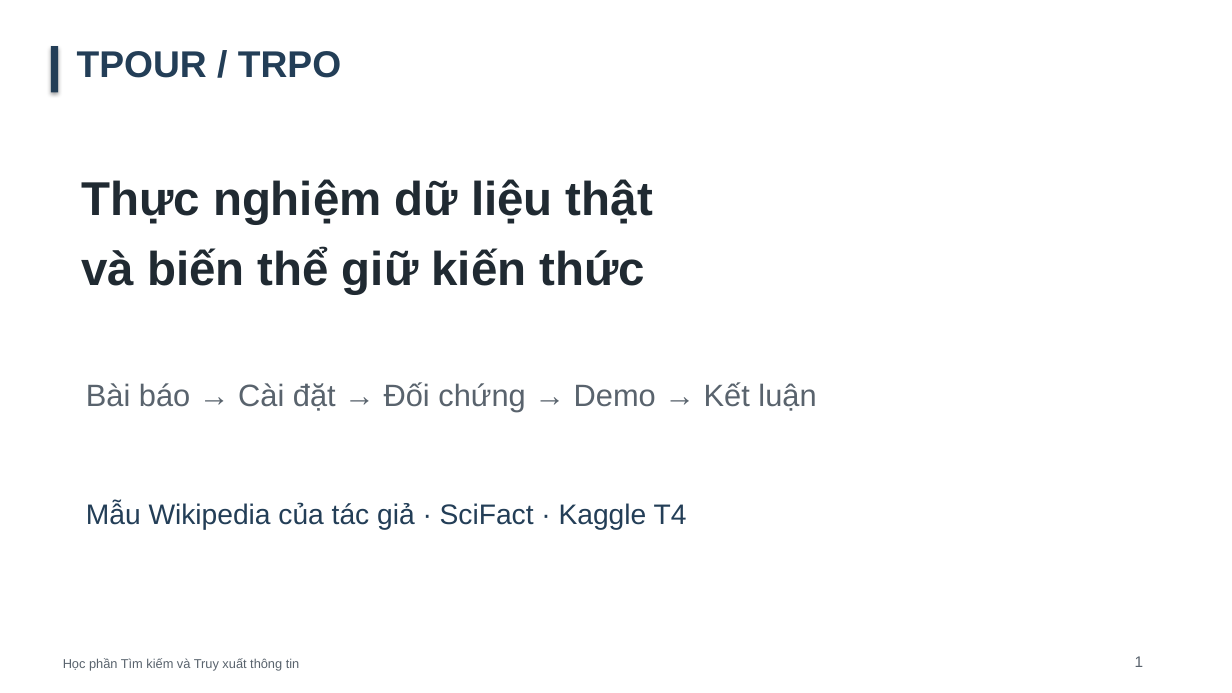
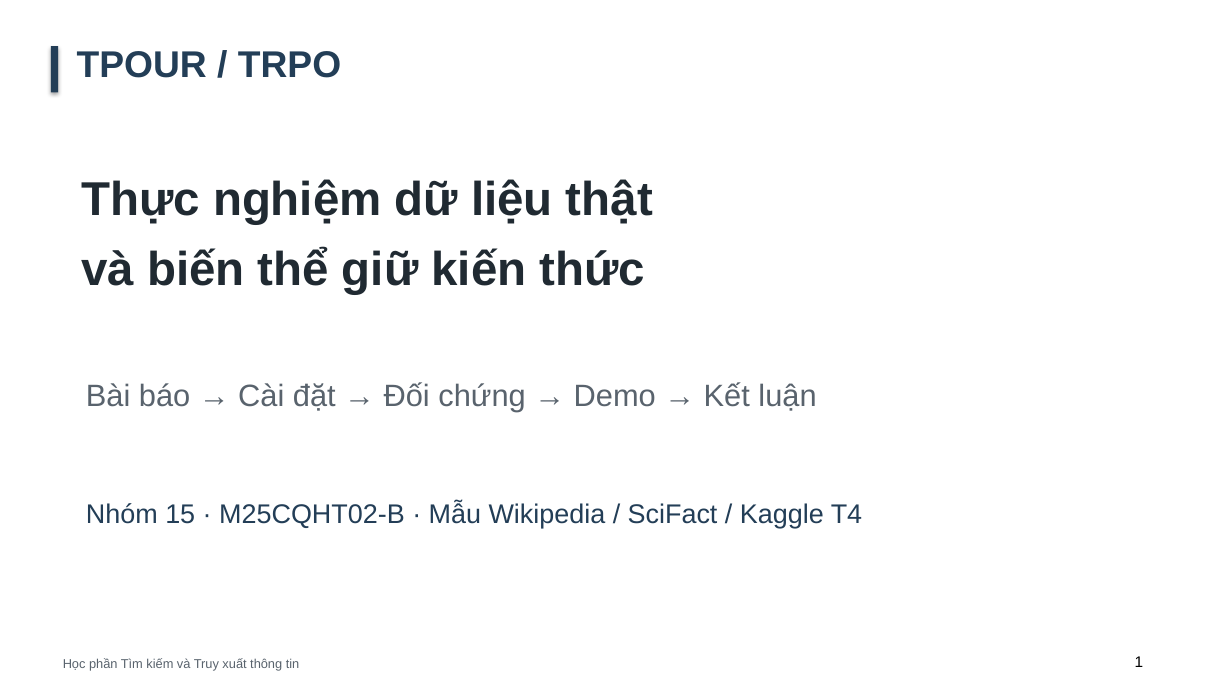
Before and after one commit to lequangduccode/tpour-trpo-experiments, a slide deck: slide 1 of reports/presentation_final/Slide_thuyet_trinh_TPOUR_TRPO_cap_nhat.pptx. Drawn at 1232x693 pixels with LibreOffice and Linux fonts; fonts in the diff are those of the drawing. Boxes give left, top, right and bottom in pixels: in the first picture for what was removed or moved away, otherwise in the second. Text is boxed around its words. In the diff, an @@ line names an element or a change of style, - is before the commit and + after.

```diff
--- a/reports/presentation_final/Slide_thuyet_trinh_TPOUR_TRPO_cap_nhat.pptx
+++ b/reports/presentation_final/Slide_thuyet_trinh_TPOUR_TRPO_cap_nhat.pptx
@@ text at [86, 503, 862, 528]: text changed; size 22 to 21 pt @@
-Mẫu Wikipedia của tác giả · SciFact · Kaggle T4
+Nhóm 15 · M25CQHT02-B · Mẫu Wikipedia / SciFact / Kaggle T4
@@ text "1" at [1135, 656, 1144, 667]: text colour #59636D to #000000; less space between paragraphs @@
```
Also in this commit, not shown: 22 other slides changed, 4 slides added, 27 other files.
